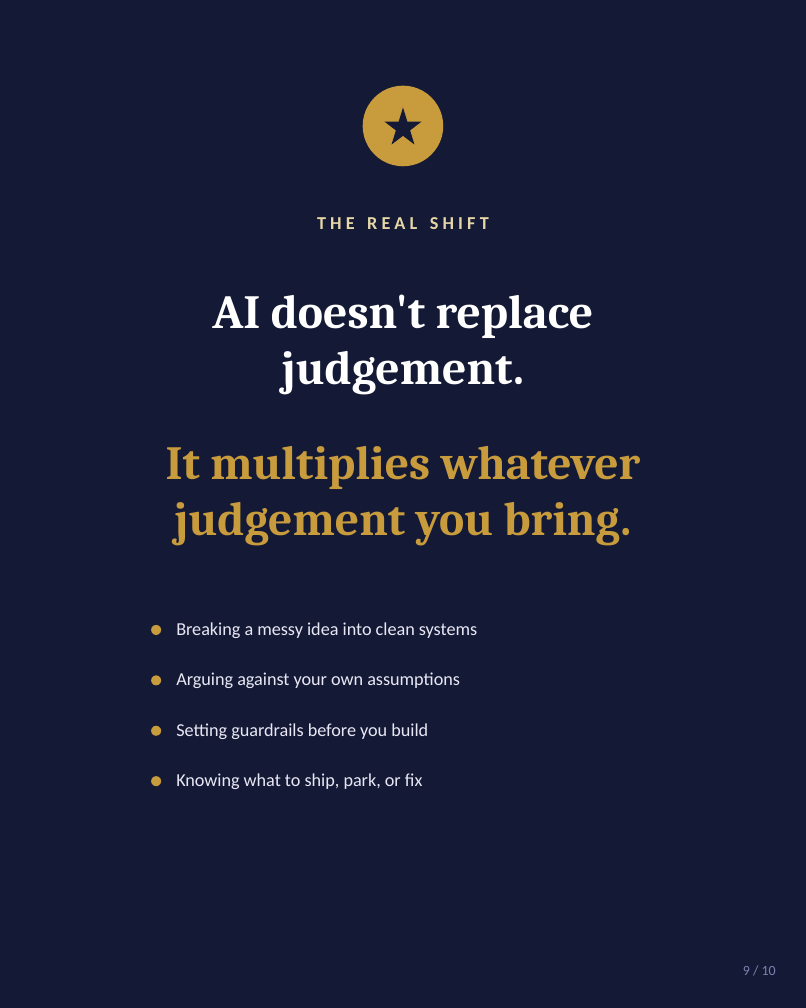
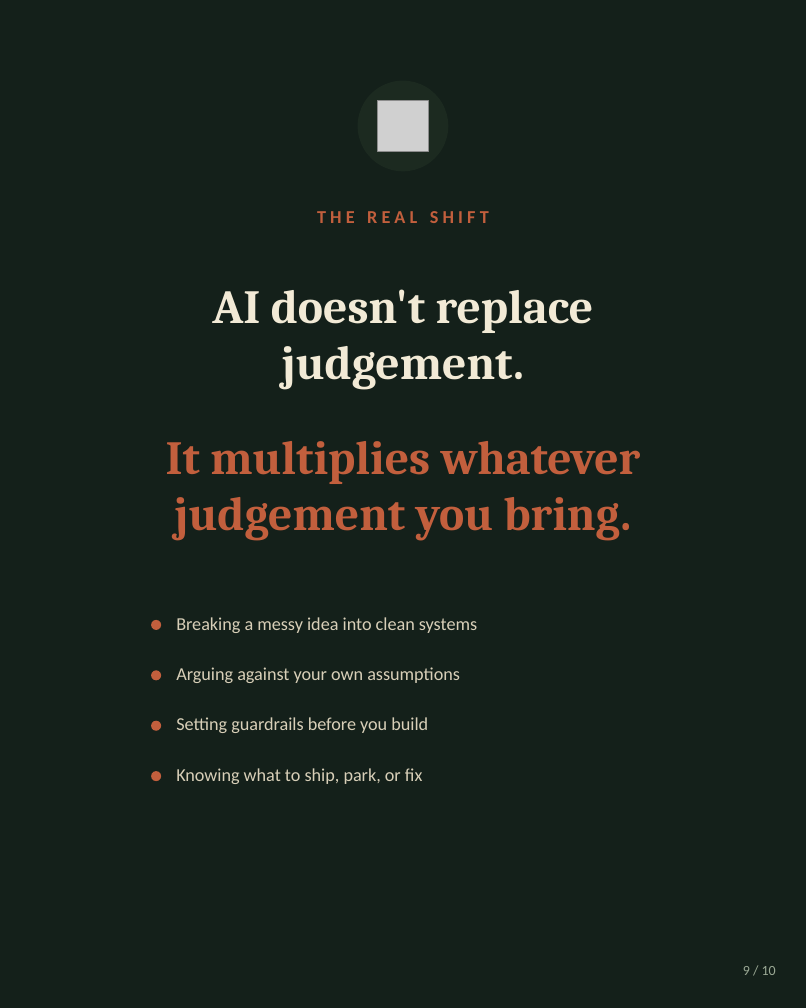
Before and after one commit to vedicastro-alt/AstroEducation, a slide deck: slide 9 of linkedin-carousel.pptx. Drawn at 806x1008 pixels with LibreOffice and Linux fonts; fonts in the diff are those of the drawing; grey boxes stand for pictures. Boxes give left, top, right and bottom in pixels: in the first picture for what was removed or moved away, otherwise in the second. Text is boxed around its words. In the diff, an @@ line names an element or a change of style, - is before the commit and + after.

```diff
--- a/linkedin-carousel.pptx
+++ b/linkedin-carousel.pptx
@@ background #141A35 to #14201A @@
@@ ellipse: place and size @@
-ellipse at (363,86,443,166)
+ellipse at (358,81,448,171)
@@ ellipse at (358,81,448,171): fill #C89B3C to #1C2A20 @@
@@ picture added at (378,101,428,151) @@
@@ star removed at (385,108,422,145) @@
@@ text "THE REAL SHIFT" at (317,211,489,223): text colour #E6D6A8 to #C25F3D @@
@@ text "AI doesn't replace" at (212,289,594,389): text colour #FFFFFF to #F2EAD6 @@
@@ text "It multiplies whatever" at (166,441,640,540): text colour #C89B3C to #C25F3D @@
@@ 4 ellipses: place and size @@
-4 ellipses at (151,625,161,786)
+4 ellipses at (151,620,161,781)
@@ fill #C89B3C to #C25F3D in 4 elements at (151,620,161,630), (151,670,161,680), (151,720,161,730), (151,771,161,781) @@
@@ text colour #E9E7F5 to #D8CFB8 in 4 elements at (176,617,477,633), (176,667,460,683), (176,717,428,733), (176,768,422,784) @@
@@ text "9 / 10" at (743,966,776,975): text colour #7B81AE to #9AA894 @@
```
Also in this commit, not shown: 9 other slides changed, 1 other file.
